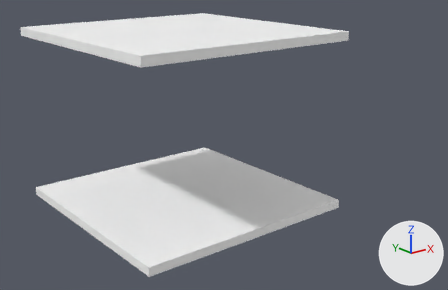
One commit to the glTF model src/objects/level3.glb: the scene before it, then after it.
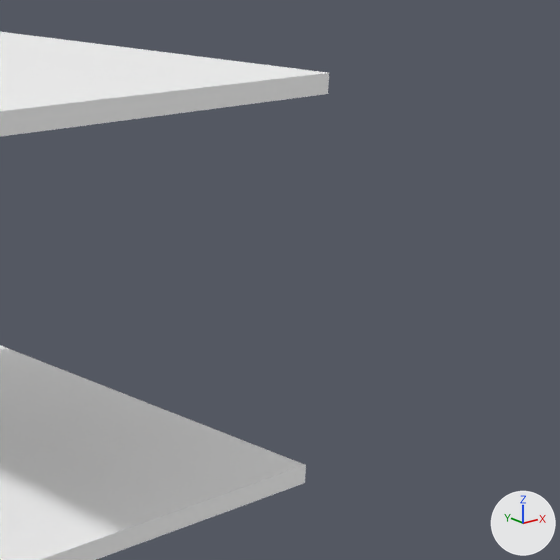
Each version appears first whole from a 50 mm camera at (-40.6, -58.8, 28.5) aimed at (7.1, 0.9, 4.6), and next in a close-up on the part from 46% to 100% of the width and 0% to 83% of the height. Every picture has the same lights, and +X, +Y and +Z are marked at lower right. Where no turn or scale is listed for an object, it has been applied to the vertices.
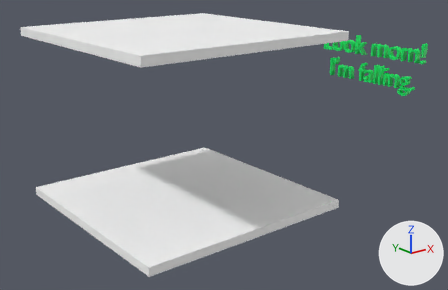
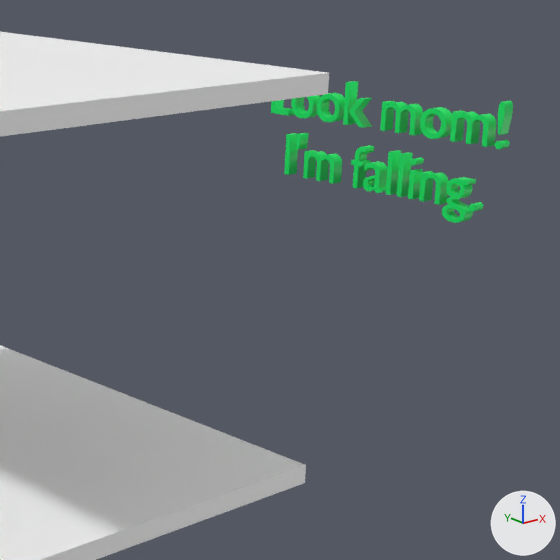
Commit message: added text to levels

Location of each change, [x1, y1, x2, y2] in pixels of the close-ups (560 x 560 px):
'Text_X', added (green): after [271, 81, 513, 223]

The change in detail:
Material 'Material.001' (mat_material_001) is new.
Its base color is (0.0, 0.8, 0.126) (green #00e763).
Mesh me_text is new.
It has 2824 vertices, 5584 faces and spans x -0.4..0.4, y 4.0..22.3, z 9.2..16.9.
It uses material mat_material_001 (green #00e763).
Object 'Text_X' (ob_text_x) is new; it shows me_text.
Its location is (34.1, -13.57, -0.51).
